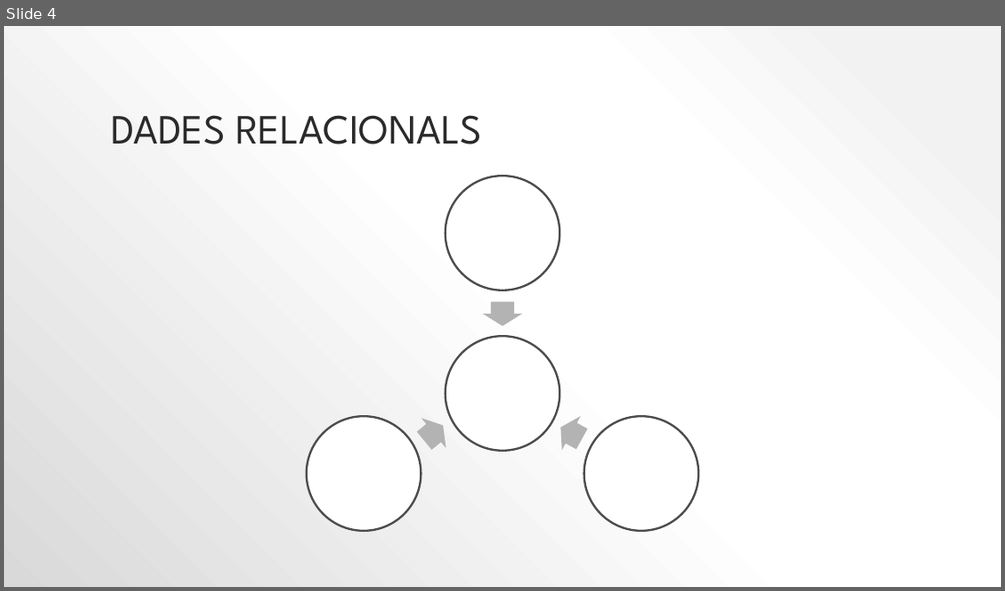
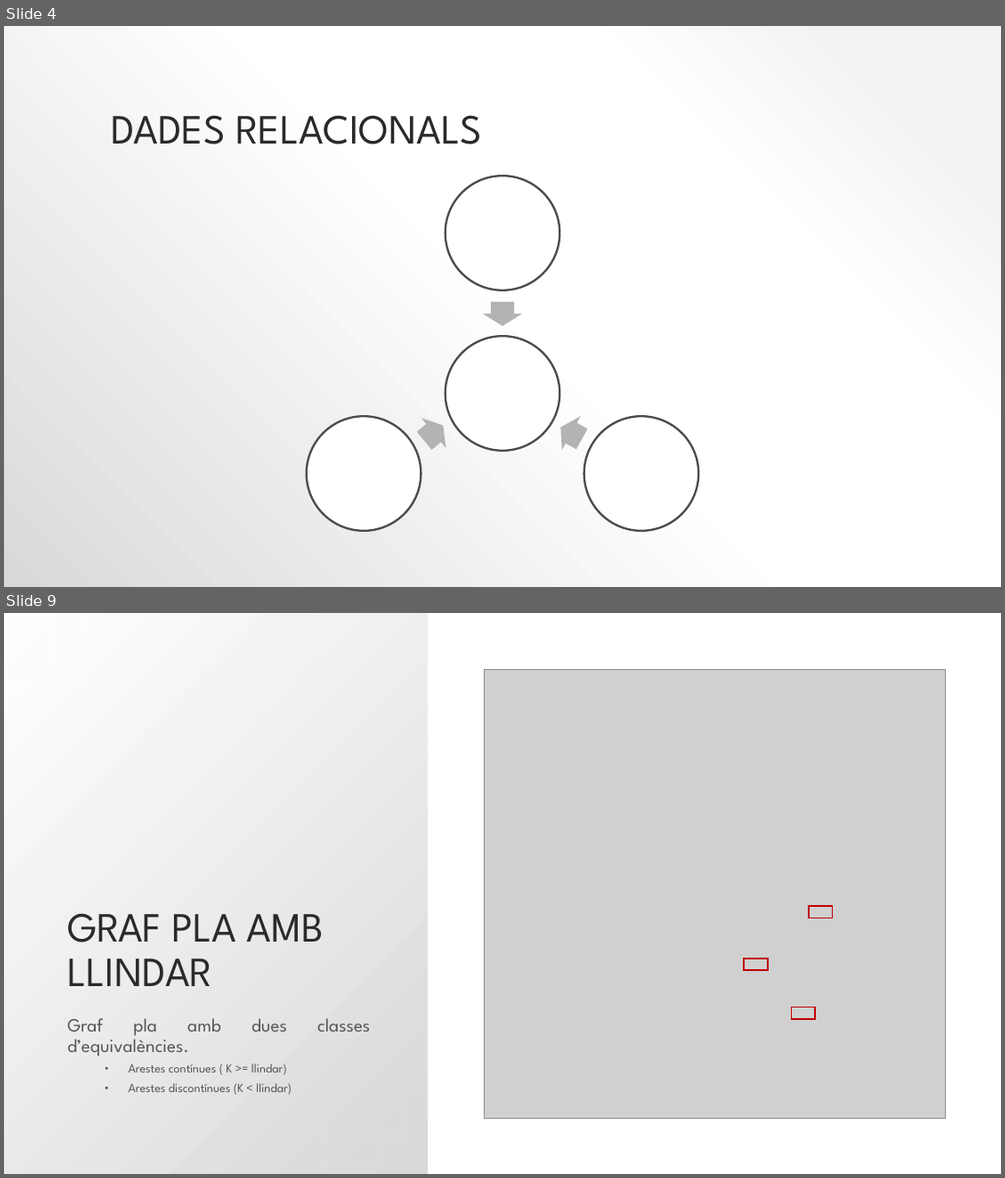
Before and after one commit to lrodrin/TFG, a slide deck: presentació.pptx. Shown one above the other, each under a label of ours: slide 4 before the commit, slides 4 and 9 after it; the slides between them are not shown. The pictures are 1005x591 and 1005x1178 pixels, drawn with LibreOffice and Linux fonts; fonts in the diff are those of the drawing; grey boxes stand for pictures. Boxes give left, top, right and bottom in pixels: in the first picture for what was removed or moved away, otherwise in the second. Text is boxed around its words. In the diff, an @@ line names an element or a change of style, - is before the commit and + after.

```diff
--- a/presentació.pptx
+++ b/presentació.pptx
@@ slide 9 added at <box>4,613,1001,1174</box>, background #FFFFFF @@
@@ rectangle added at <box>4,613,428,1174</box>, fill gradient #D9D9D9 to #FFFFFF @@
@@ picture added at <box>484,669,945,1118</box> @@
@@ rectangle added at <box>809,906,832,918</box>, outline #C00000 1.5 pt @@
@@ title added at <box>67,913,324,986</box>, 40 pt, text #2A2A2A @@
+GRAF PLA AMB LLINDAR
@@ rectangle added at <box>744,958,767,971</box>, outline #C00000 1.5 pt @@
@@ rectangle added at <box>792,1007,815,1019</box>, outline #C00000 1.5 pt @@
@@ text added at <box>67,1018,291,1094</box>, 12 pt, text #545454 @@
+Graf pla amb dues classes d’equivalències.
+  • Arestes contínues ( K >= llindar)
+  • Arestes discontínues (K < llindar)
```
Also in this commit, not shown: 9 other slides added, 5 slides removed, 1 other file.
